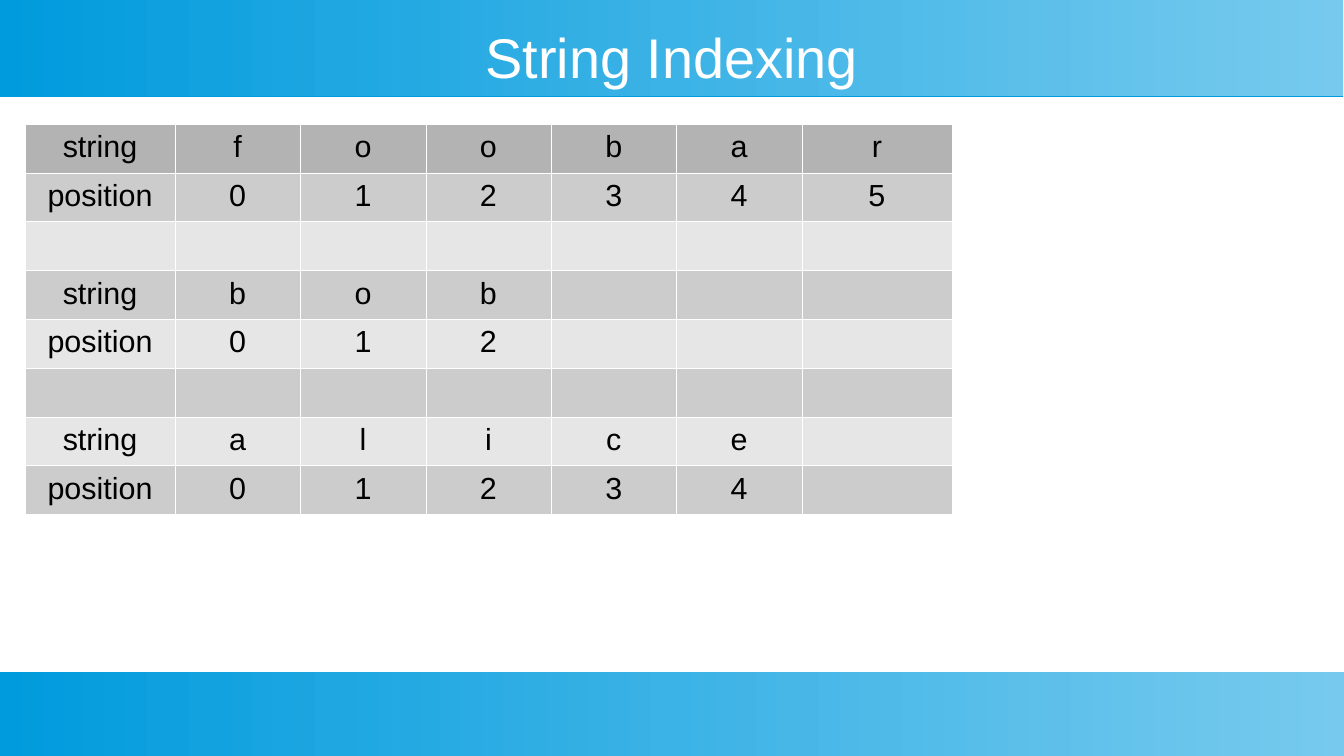
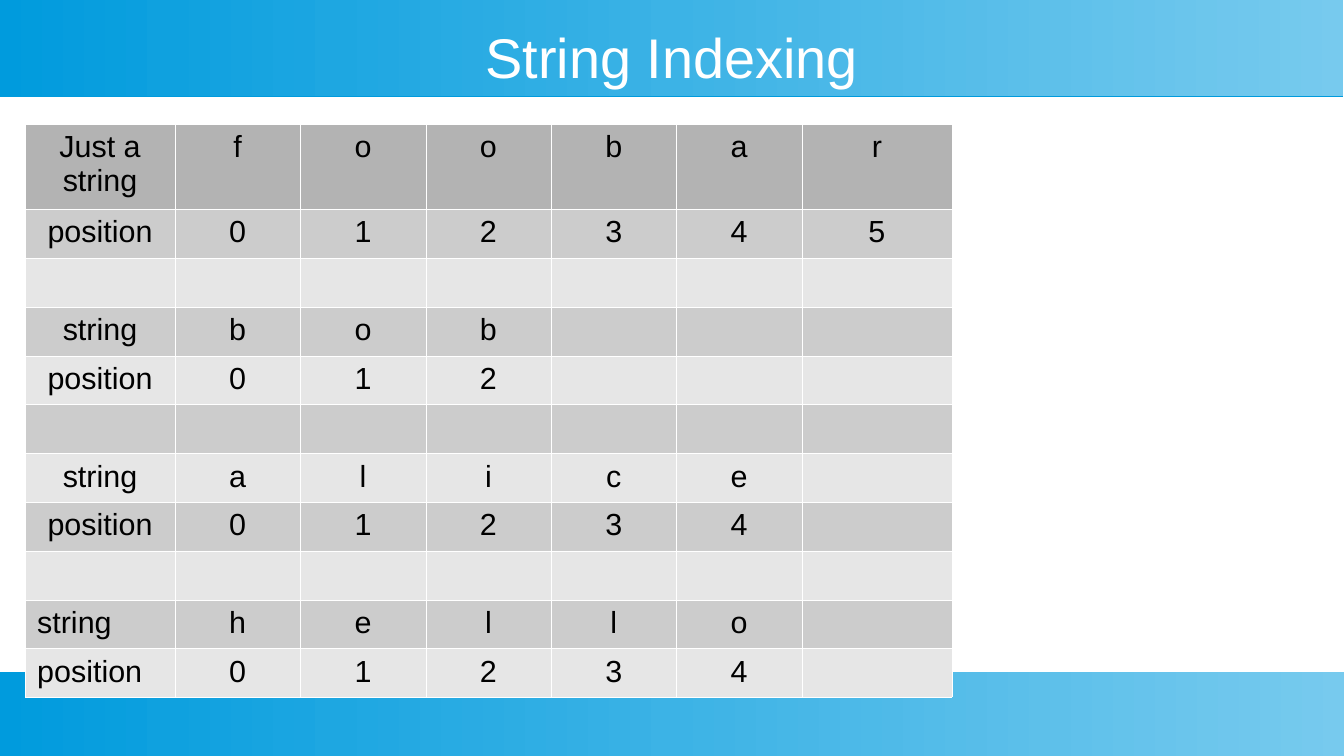
Before and after one commit to ashishjain1547/public_lessons_in_python, a slide deck: slide 3 of Ch 2 - Strings/Strings.odp (slide 2 before the commit). Drawn at 1344x756 pixels with LibreOffice and Linux fonts; fonts in the diff are those of the drawing. Boxes give left, top, right and bottom in pixels: in the first picture for what was removed or moved away, otherwise in the second. Text is boxed around its words. In the diff, an @@ line names an element or a change of style, - is before the commit and + after.

```diff
--- a/Ch 2 - Strings/Strings.odp
+++ b/Ch 2 - Strings/Strings.odp
@@ table at [26,124,954,692] @@
-row 1, column 1: string
+row 1, column 1: Just a string
+row 9:  |  |  |  |  |  | 
+row 10: string | h | e | l | l | o | 
+row 11: position | 0 | 1 | 2 | 3 | 4 | 
```
Also in this commit, not shown: 1 other slide changed, 3 slides added, 7 other files.
